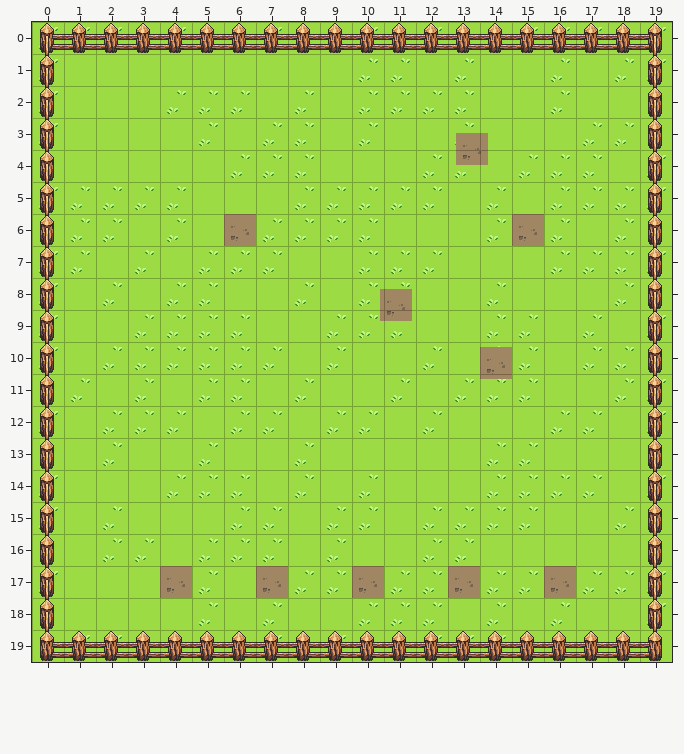
Level history. Tiled map: assets/map/tmx/test.tmx. That is the earlier state.
Cells are 32x32 px. Shown: x 0..19, y 0..19.
And afterwards:
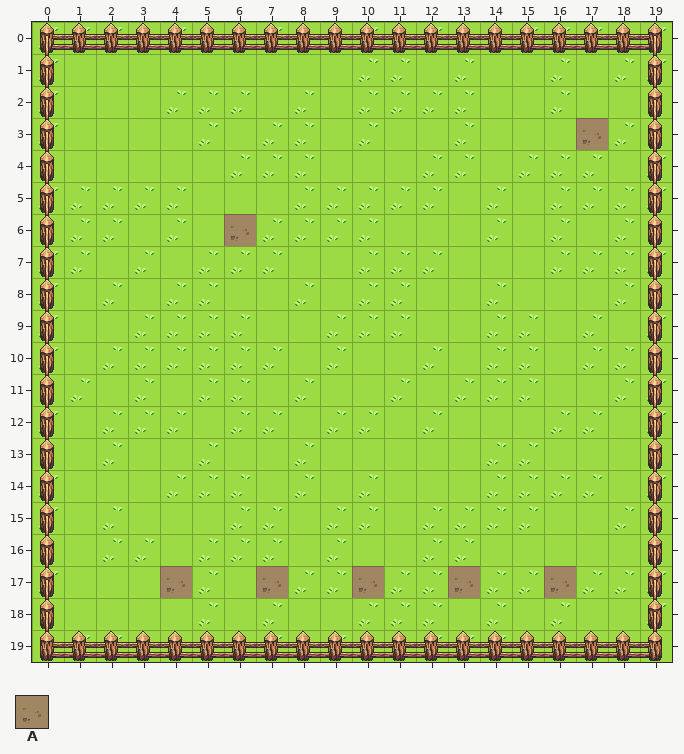
Key: from "terrain_tiles_v2": A 15.
Objects are placed by their top-left corner, in cells (3,4 is the top-left corner of cell 3,4); size is 1x1 cell unless given.
Difference:
Layer "entities":
A new object: A "slime_spawner" at 17,3.
Object A "enemy_slime" at 13.2,3.5 is removed.
Object A "enemy_slime" at 15,6 is removed.
Object A "enemy_slime" at 10.9,8.3 is removed.
Object A "enemy_slime" at 14,10.2 is removed.
Pixel boxes of the changes (left, top, right, bottom) in both pictures:
added: (576, 118, 608, 150)
removed: (456, 133, 488, 165)
removed: (512, 214, 544, 246)
removed: (380, 289, 412, 321)
removed: (480, 347, 512, 379)
